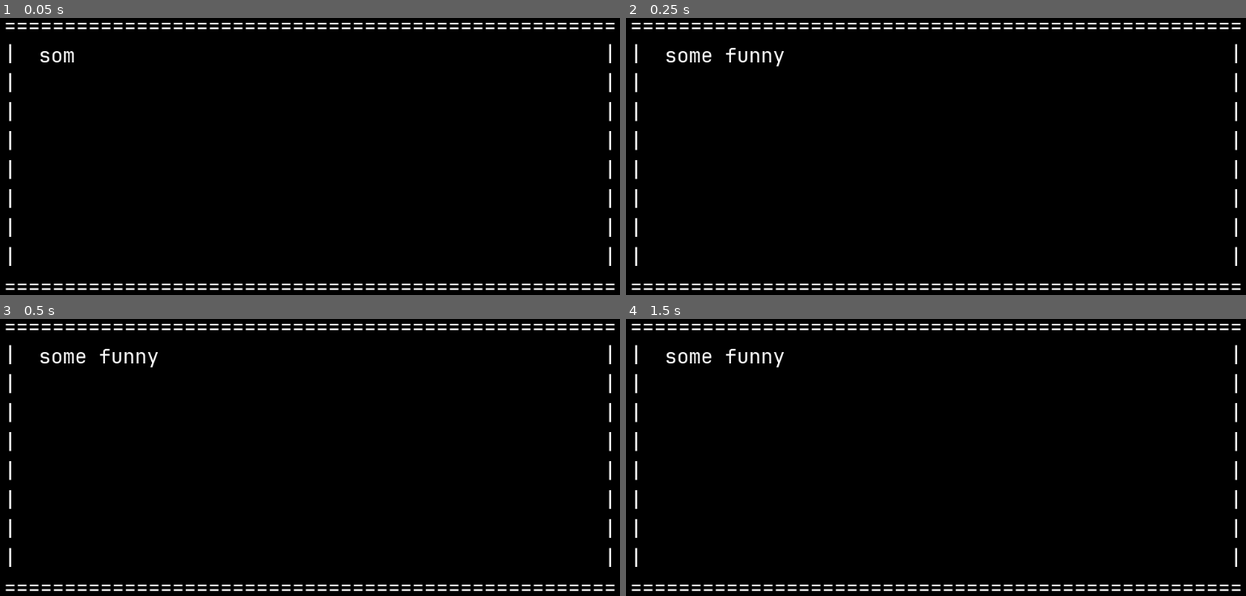
Above: before the commit, frames 1-4 (two rows, left to right).
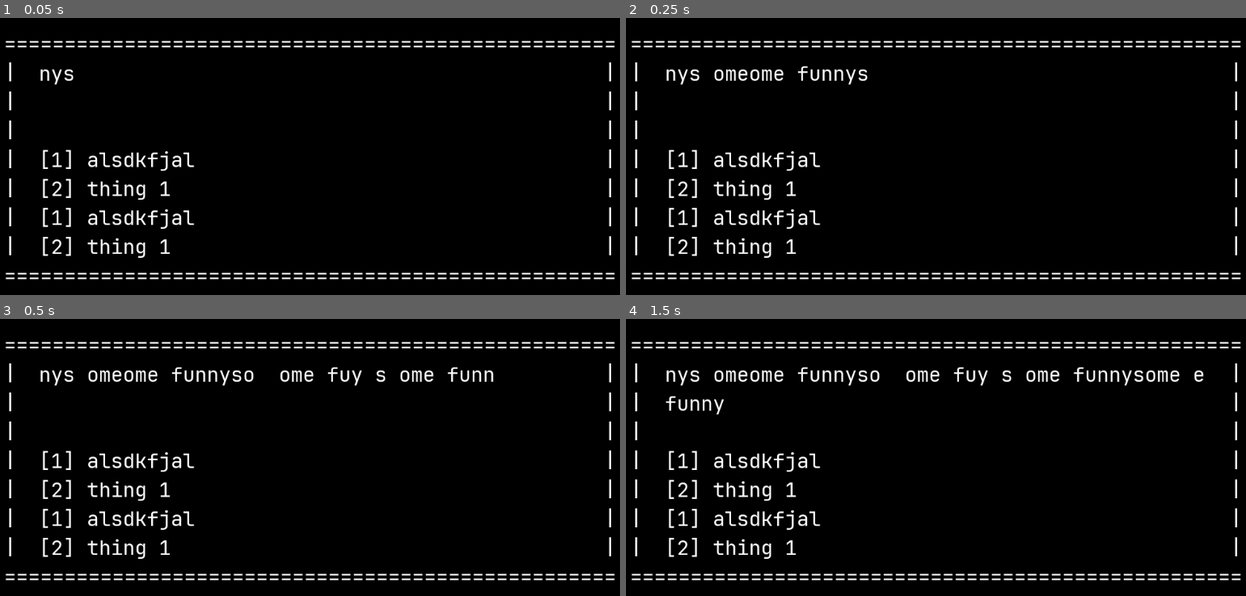
Above: after the commit, the same moments.

Repository: ailurada/project-seafarer
Game: Godot game, scene res://Control.tscn
The game is run twice, just before and just after one commit, with the same random seed, the same clock (stepped at 60 frames per second) and the same inputs.
Inputs:
- Up to frame 1 (0.05 s): no input
- Up to frame 2 (0.25 s): no input
- Up to frame 3 (0.5 s): no input
- Up to frame 4 (1.5 s): tap Enter (enter) at 0.5, 0.6, 1.35 s; tap Space at 1.25 s

The runs differ from the first frame. In frame 1, 7.6% of the frame differs, in the area x 0-100%, y 1-99%; in frame 2, 8.4%; in frame 3, 9.1%; in frame 4, 9.5%.

Commit message:
added options

Diff:
--- a/app/Control.tscn
+++ b/app/Control.tscn
@@ -35,12 +35,17 @@
 line_width = 25
 
 [node name="DialogueBox" type="Label" parent="."]
-margin_top = 730.0
-margin_right = 1812.0
-margin_bottom = 773.0
+margin_left = 500.0
+margin_top = 500.0
+margin_right = 2312.0
+margin_bottom = 543.0
 script = ExtResource( 3 )
 
 [node name="DialogueBoxText" type="Label" parent="DialogueBox"]
 margin_right = 1812.0
 margin_bottom = 1620.0
 script = ExtResource( 4 )
+
+[node name="Label" type="Label" parent="DialogueBox"]
+margin_right = 40.0
+margin_bottom = 43.0
--- a/app/Scripts/DialogueBox.gd
+++ b/app/Scripts/DialogueBox.gd
@@ -12,6 +12,8 @@
 
 onready var dialogue_box_text = $DialogueBoxText
 
+onready var options = []
+
 # helper func to calculate width of dialogue box in units of char-widths
 func get_desired_width():
 	if self.location == BOTTOM:
@@ -20,6 +22,10 @@
 		var box_width_px = get_viewport().size.x/3
 		return box_width_px/char_width_px
 
+# helper func to calculate number of lines in dialogue box
+func calc_num_lines():
+
+	return self.dialogue_box_text.get_line_count() + len(options) + 1
 
 # generate string for dialogue box
 func generate_border():
@@ -37,27 +43,37 @@
 
 	new_border = top_border
 
+	num_rows = calc_num_lines()
+
 	for i in range(num_rows):
 		new_border += "\n|" + space + "|"
 
 	new_border += "\n" + top_border
 
-	self.text = new_border
+	self.set_text(new_border)
 
 # update hitbox
 func update_size():
 	self.rect_size.x = len(top_border)*char_width_px
-	self.rect_size.y = len(self.text)/len(top_border)*pt_size + 80
+	print(self.get_line_count())
+	self.rect_size.y = (self.get_line_count())*(pt_size+3)
 
-# put dialogue box at bottom
+# put dialogue box at bottom/right
 func update_position(win_width, win_height):
 	if location == BOTTOM:
 		self.rect_position.x = (win_width - self.rect_size.x)/2
-		self.rect_position.y = win_height - self.rect_size.y - pt_size - 15
+		self.rect_position.y = win_height - self.rect_size.y - pt_size*2
 
 	elif location == RIGHT:
 		self.rect_position.x = win_width - self.rect_size.x - char_width_px*2
 		self.rect_position.y = 0 + pt_size
+
+func update_option_positions():
+	var length = len(self.options)
+	var init_pos = self.rect_size.y - 2.75*pt_size
+	for i in range(length):
+		self.options[i].rect_position.x = 0 + char_width_px*4
+		self.options[i].rect_position.y = init_pos - (pt_size + 14)*(length-i-1)
 
 # set box to be on bottom (event) or right (map)
 # location should be DialogueBox.BOTTOM or DialogueBox.RIGHT
@@ -65,8 +81,18 @@
 	self.location = location
 
 # call to show dialogue box with given description and options
-func show_dialogue(description, options):
+func show_dialogue(description, option_strings):
 	self.dialogue_box_text.set_text(description)
+
+	# create options objects
+	for i in range(len(option_strings)):
+		self.options.append(RichTextLabel.new())
+		self.options[i].set_text(option_strings[i])
+		add_child(options[i])
+		self.options[i].rect_size.x = 500
+		self.options[i].rect_size.y = 50
+
+	update_option_positions()
 
 	self.show()
 
@@ -78,7 +104,15 @@
 # Called when the node enters the scene tree for the first time.
 func _ready():
 	self.align = Label.ALIGN_CENTER
-	self.show_dialogue("some funny", [])
+	var viewport_size = get_viewport().size
+	var win_width = viewport_size.x
+	var win_height = viewport_size.y
+	generate_border()
+	update_size()
+	update_position(win_width, win_height)
+	update_option_positions()
+	self.show_dialogue("nys omeome funnyso  ome fuy s ome funnysome e funny", ["[1] alsdkfjal","[2] thing 1","[1] alsdkfjal","[2] thing 1"])
+
 
 # Called every frame. 'delta' is the elapsed time since the previous frame.
 func _process(delta):
@@ -88,4 +122,5 @@
 
 	generate_border()
 	update_size()
+	update_option_positions()
 	update_position(win_width, win_height)
--- a/app/Scripts/DialogueBoxText.gd
+++ b/app/Scripts/DialogueBoxText.gd
@@ -19,7 +19,7 @@
 
 # Called when the node enters the scene tree for the first time.
 func _ready():
-	self.text  = "something or other. ssoother. ssoother. ssoother. ssoother. ssoother. ssoother. ssoother. ssomething or other. somesomething or other."
+	self.text = "something or other. ssoother. ssoother. ssoother. ssoother. ssoother. ssoother. ssoother. ssomething or other. somesomething or other."
 
 	self.autowrap = true
 
@@ -35,5 +35,3 @@
 	var border_size = get_parent().rect_size
 	update_size(border_size)
 	update_position()
-
-	print(self.get_line_count())
